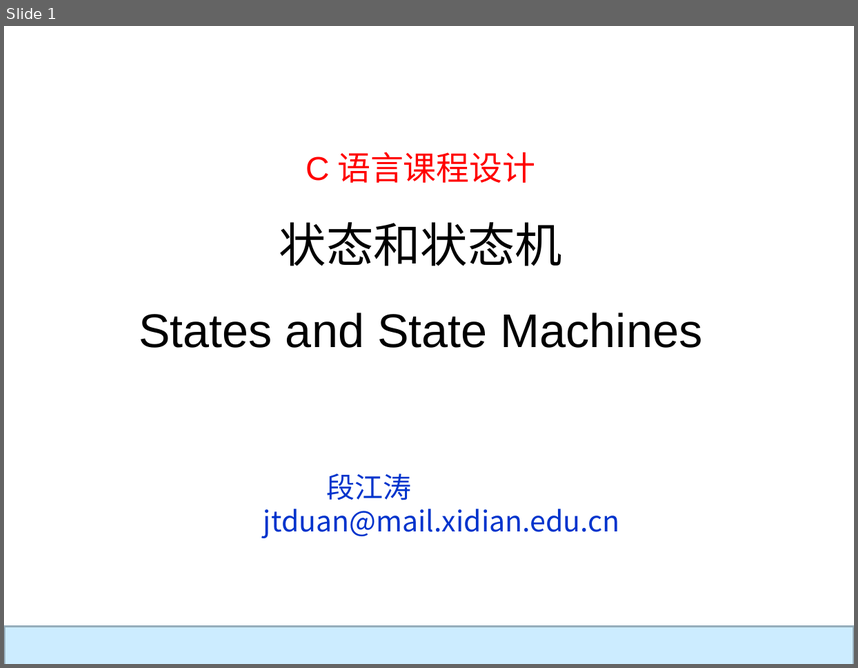
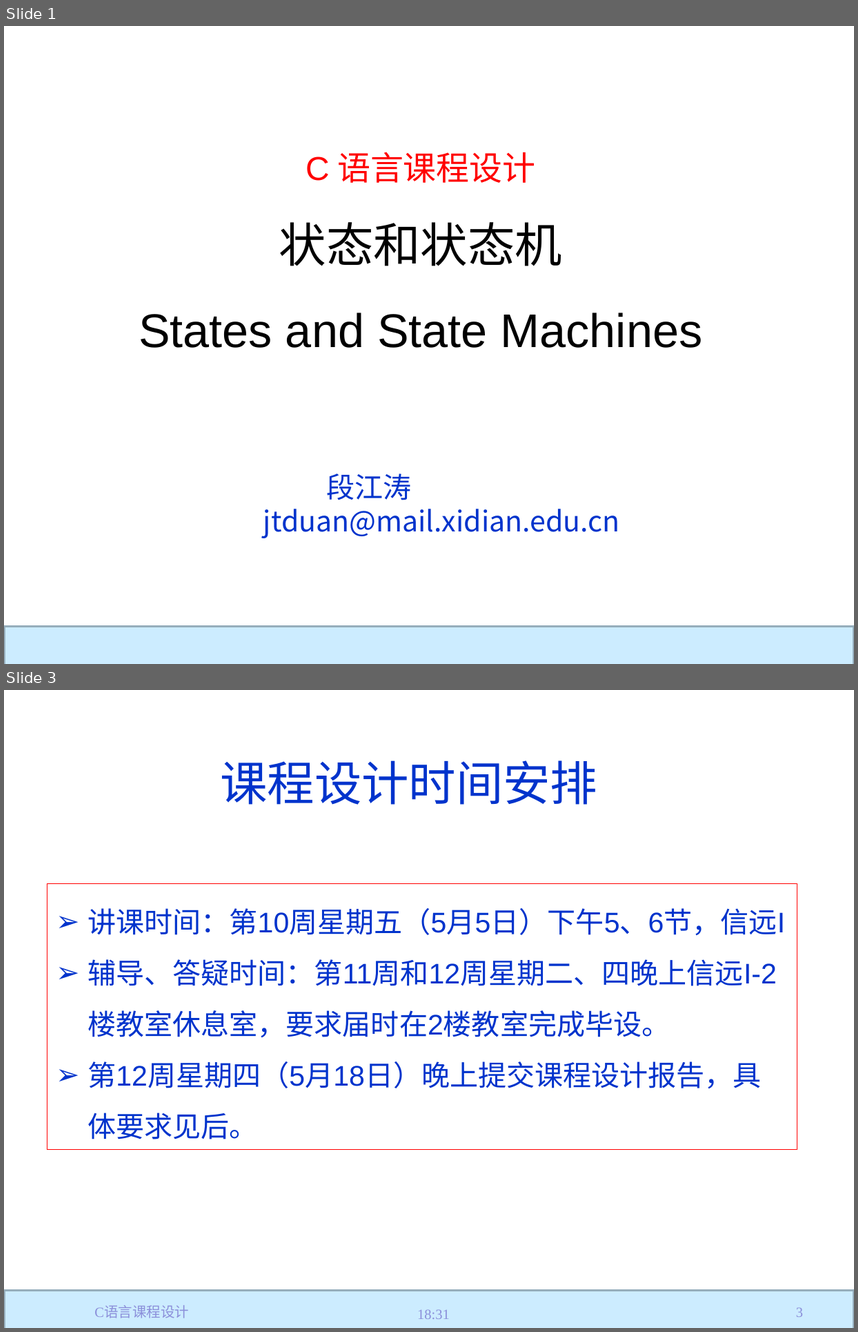
Before and after one commit to jtrfid/C-Repositories, a slide deck: 2017/C语言课程设计/C语言课程设计.pptx. Shown one above the other, each under a label of ours: slide 1 before the commit, slides 1 and 3 after it; the slides between them are not shown. The pictures are 858x668 and 858x1332 pixels, drawn with LibreOffice and Linux fonts; fonts in the diff are those of the drawing; background and template pictures are left out. Boxes give left, top, right and bottom in pixels: in the first picture for what was removed or moved away, otherwise in the second. Text is boxed around its words. In the diff, an @@ line names an element or a change of style, - is before the commit and + after.

Commit message:
时间安排

```diff
--- a/2017/C语言课程设计/C语言课程设计.pptx
+++ b/2017/C语言课程设计/C语言课程设计.pptx
@@ slide 3 added at box(4, 690, 854, 1328), background #FFFFFF; not listed: 1 template element that a slide beside it also shows @@
@@ title added at box(220, 760, 597, 805), 40 pt, text #0033CC @@
+课程设计时间安排
@@ rectangle added at box(47, 883, 797, 1149), outline #FF0000 0.75 pt, 24 pt, text #0033CC @@
+➢ 讲课时间：第10周星期五（5月5日）下午5、6节，信远I
+➢ 辅导、答疑时间：第11周和12周星期二、四晚上信远I-2楼教室休息室，要求届时在2楼教室完成毕设。
+➢ 第12周星期四（5月18日）晚上提交课程设计报告，具体要求见后。
@@ text added at box(94, 1305, 189, 1318), 12 pt, text #8C90DA @@
+C语言课程设计
@@ text added at box(417, 1309, 450, 1319), 12 pt, text #8C90DA @@
+18:31
@@ page number added at box(796, 1307, 803, 1317), 12 pt, text #8C90DA @@
+3
```
Also in this commit, not shown: 53 slides changed, 1 other file.
